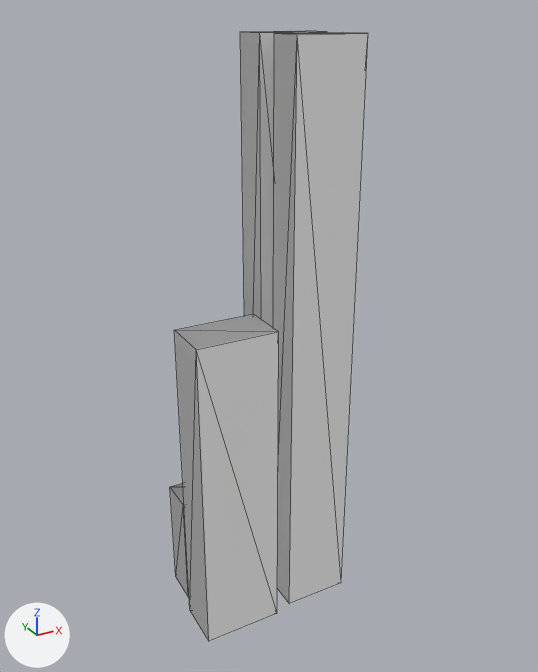
The glTF model assets/models/city_block_12345_6_21.glb as it was, and as the next commit left it.
Before and after are seen from a camera (50 mm lens) standing at (-7.54, -14.34, 14.45) and looking at (0.29, -0.11, 7.33). Arrows for +X, +Y and +Z are at lower left; the lights stay in place. The older version comes first. Mesh edges are drawn as thin lines.

Names of what the first picture shows: 'block_21'.
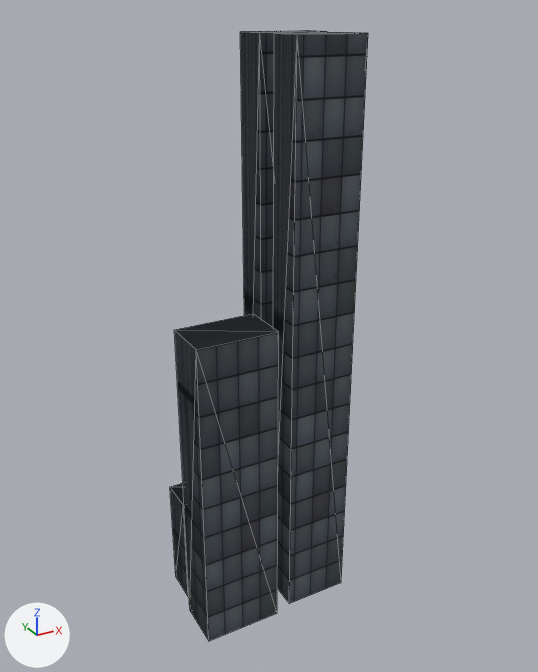
What differs and where, as boxes [x1, y1, x2, y2] in the pictures (538 x 672 px):
'block_21', recoloured, surface changed (white to black)
    both: [170, 30, 368, 641]
part 1 of me_block_21, recoloured (white to black)
    both: [170, 483, 189, 598]
part 2 of me_block_21, recoloured (white to black)
    both: [174, 314, 279, 641]
part 3 of me_block_21, recoloured (white to black)
    both: [240, 30, 327, 328]
part 4 of me_block_21, recoloured (white to black)
    both: [273, 32, 368, 604]
part 5 of me_block_21, surface changed (grey to black)
    both: [170, 30, 368, 641]

What the commit changed:
Picture 'Image_0' (img_image_0) is new.
Material 'tier2.002' (mat_tier2_002) is new.
Its texture is img_image_0.
Its roughness is 0.9.
Material 'tier2.003' (mat_tier2_003) is new.
Its texture is img_image_0.
Its roughness is 0.9.
Material 'tier2' (mat_tier2) is new.
Its texture is img_image_0.
Its roughness is 0.9.
Material 'tier2.001' (mat_tier2_001) is new.
Its texture is img_image_0.
Its roughness is 0.9.
me_block_21 has 32 vertices, 48 faces and spans x -2.1..1.95, y -1.35..1.2, z 0.0..14.0.
me_block_21 is used by ob_block_21; location (0.0, 0.0, 0.0).
me_block_21 part 1: all 12 faces centred in x -1.95..-0.3, y 0.3..1.2, z 0.0..3.0 switch from mat_default (white #ffffff) to mat_tier2 (picture img_image_0).
me_block_21 part 2: all 12 faces centred in x -2.1..-0.15, y -1.35..-0.15, z 0.0..8.0 switch from mat_default (white #ffffff) to mat_tier2_001 (picture img_image_0).
me_block_21 part 3: all 12 faces centred in x 0.3..1.95, y 0.3..1.2, z 0.0..14.0 switch from mat_default (white #ffffff) to mat_tier2_002 (picture img_image_0).
me_block_21 part 4: all 12 faces centred in x 0.3..1.95, y -1.2..-0.3, z 0.0..14.0 switch from mat_default (white #ffffff) to mat_tier2_003 (picture img_image_0).
me_block_21 part 5: texture (UV) coordinates of 48 of 48 faces, centred in x -2.1..1.95, y -1.35..1.2, z 0.0..14.0, changed; they spanned u 0.0..0.0, v 0.0..0.0 and now span u 0.0..0.24, v 0.0..1.75.
